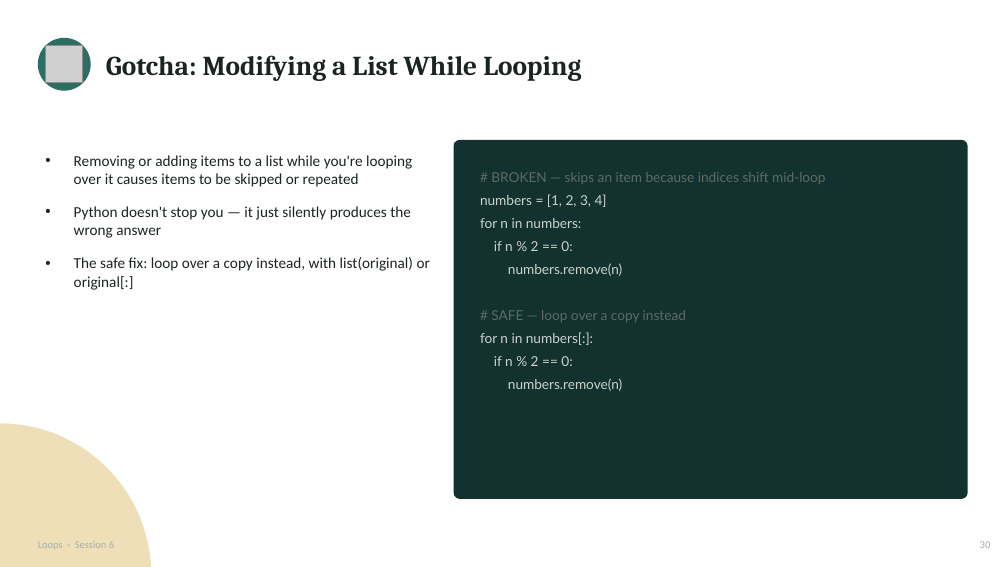
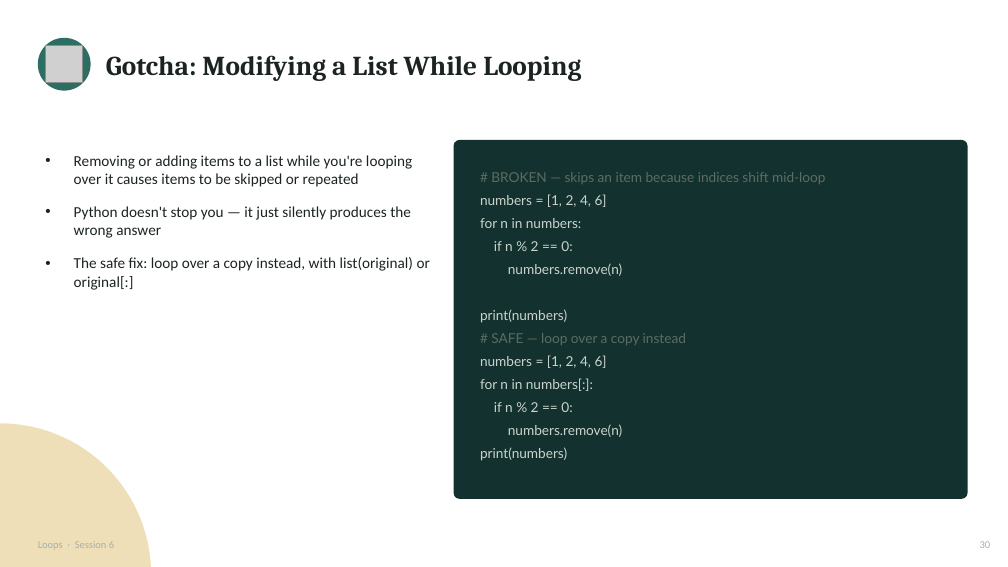
Before and after one commit to waseem-development/ai-ml-course, a slide deck: slide 30 of slides/1_python_slides/5_loops.pptx. Drawn at 1008x567 pixels with LibreOffice and Linux fonts; fonts in the diff are those of the drawing; grey boxes stand for pictures. Boxes give left, top, right and bottom in pixels: in the first picture for what was removed or moved away, otherwise in the second. Text is boxed around its words. In the diff, an @@ line names an element or a change of style, - is before the commit and + after.

```diff
--- a/slides/1_python_slides/5_loops.pptx
+++ b/slides/1_python_slides/5_loops.pptx
@@ text at bbox=[480, 194, 607, 207]: text changed @@
-numbers = [1, 2, 3, 4]
+numbers = [1, 2, 4, 6]
@@ text at bbox=[480, 309, 567, 323]: paragraph added @@
+print(numbers)
@@ text at bbox=[480, 355, 607, 368]: paragraph added @@
+numbers = [1, 2, 4, 6]
@@ text at bbox=[480, 447, 567, 461]: paragraph added @@
+print(numbers)
```
Also in this commit, not shown: 1 other slide changed, 10 other files.
